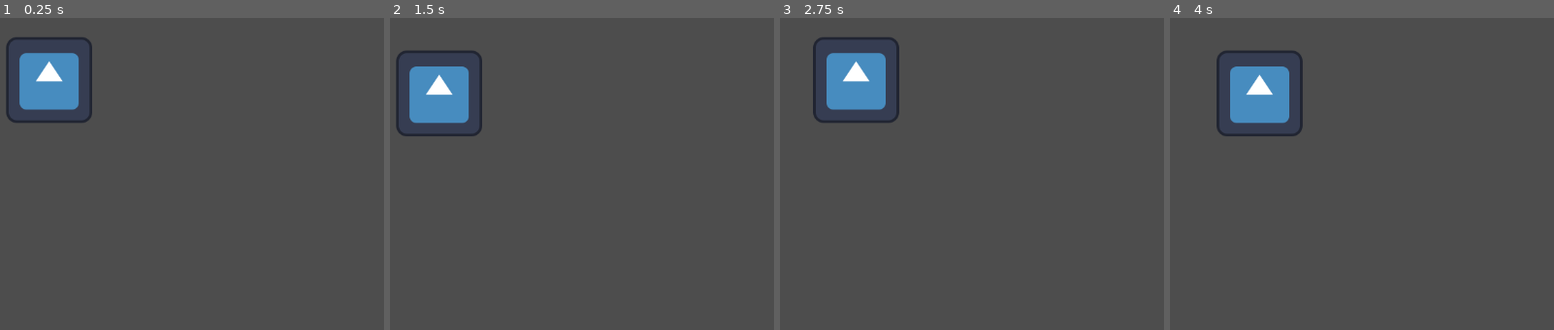
Above: before the commit, frames 1-4 (left to right).
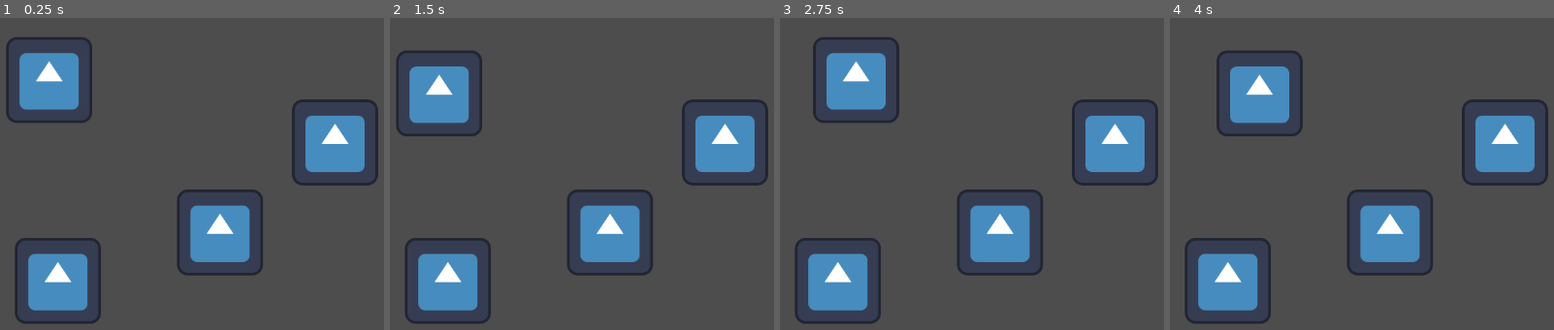
Above: after the commit, the same moments.

Repository: vanikq/testtt
Game: Godot game, scene res://node_2d.tscn
Same seed, same stepped clock (60 frames per second), same inputs: the game is played once before the commit and once after it. The engine's default icon, where the game draws it, is replaced by a stand-in: a white triangle on a blue panel in a dark square.
Inputs:
- Up to frame 1 (0.25 s): no input
- Up to frame 2 (1.5 s): tap Enter at 0.5 s; tap A (a) at 0.6 s; tap D (d) at 0.8, 1.35 s; tap Space at 1.25 s
- Up to frame 3 (2.75 s): tap S (s) at 1.55, 2.1 s; tap Enter at 2 s; tap A (a) at 2.3 s
- Up to frame 4 (4 s): tap Space at 2.75 s; tap A (a) at 2.85 s; tap D (d) at 3.05, 3.6 s; tap Enter at 3.5 s; tap S (s) at 3.8 s

The runs differ from the first frame. In frame 1, 11% of the frame differs, in the area x 3-99%, y 26-99%; in frame 2, 11%; in frame 3, 11%; in frame 4, 11%.

Commit message:
vv

Diff:
--- a/node_2d.tscn
+++ b/node_2d.tscn
@@ -18,3 +18,15 @@
 [node name="CollisionShape2D" type="CollisionShape2D" parent="CharacterBody2D"]
 position = Vector2(226.5, 165.5)
 shape = SubResource("RectangleShape2D_6885i")
+
+[node name="Icon" type="Sprite2D" parent="."]
+position = Vector2(239, 465)
+texture = ExtResource("2_8di67")
+
+[node name="Icon2" type="Sprite2D" parent="."]
+position = Vector2(651, 259)
+texture = ExtResource("2_8di67")
+
+[node name="Icon3" type="Sprite2D" parent="."]
+position = Vector2(480, 393)
+texture = ExtResource("2_8di67")
